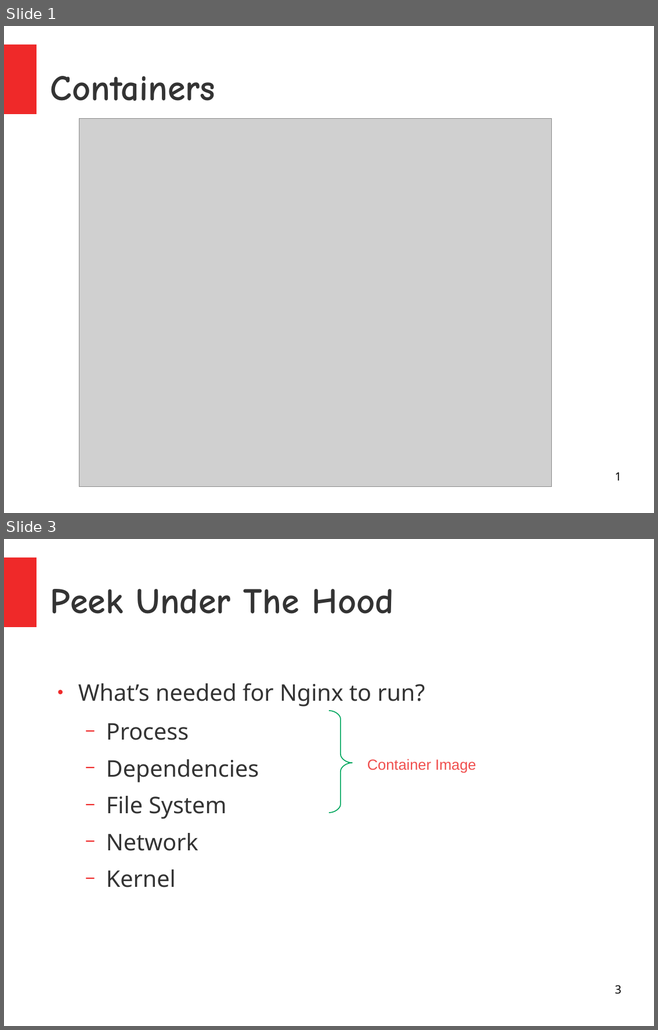
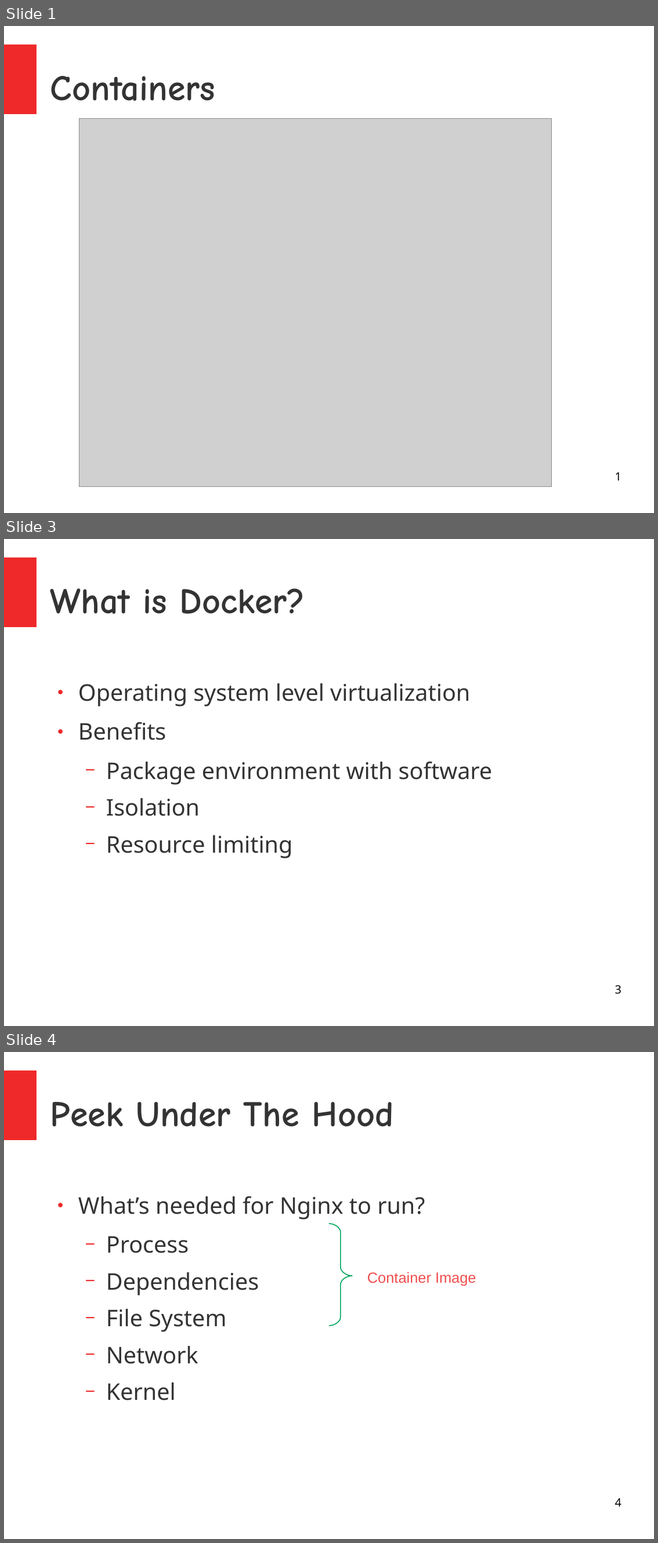
Before and after one commit to kislaykishore/microservices, a slide deck: Containers.odp. Shown one above the other, each under a label of ours: slides 1 and 3 before the commit, slides 1, 3 and 4 after it; the slides between them are not shown. The pictures are 658x1030 and 658x1543 pixels, drawn with LibreOffice and Linux fonts; fonts in the diff are those of the drawing; grey boxes stand for pictures. Boxes give left, top, right and bottom in pixels: in the first picture for what was removed or moved away, otherwise in the second. Text is boxed around its words. In the diff, an @@ line names an element or a change of style, - is before the commit and + after.

```diff
--- a/Containers.odp
+++ b/Containers.odp
@@ slide 3 added at box(4, 539, 654, 1026), background #FFFFFF; not listed: 1 template element that a slide beside it also shows @@
@@ title added at box(50, 588, 305, 614), 44 pt, text #333333, bold @@
+What is Docker?
@@ text added at box(78, 683, 492, 859), 28 pt, text #333333 @@
+● Operating system level virtualization
+● Benefits
+  − Package environment with software
+  − Isolation
+  − Resource limiting
@@ page number added at box(615, 985, 621, 994), 14 pt, text #000000 @@
+3
@@ what was slide 3 is now slide 4 @@
@@ page number at box(615, 1498, 621, 1507): text changed @@
-3
+4
```
Also in this commit, not shown: 2 slides changed, 2 other files.
